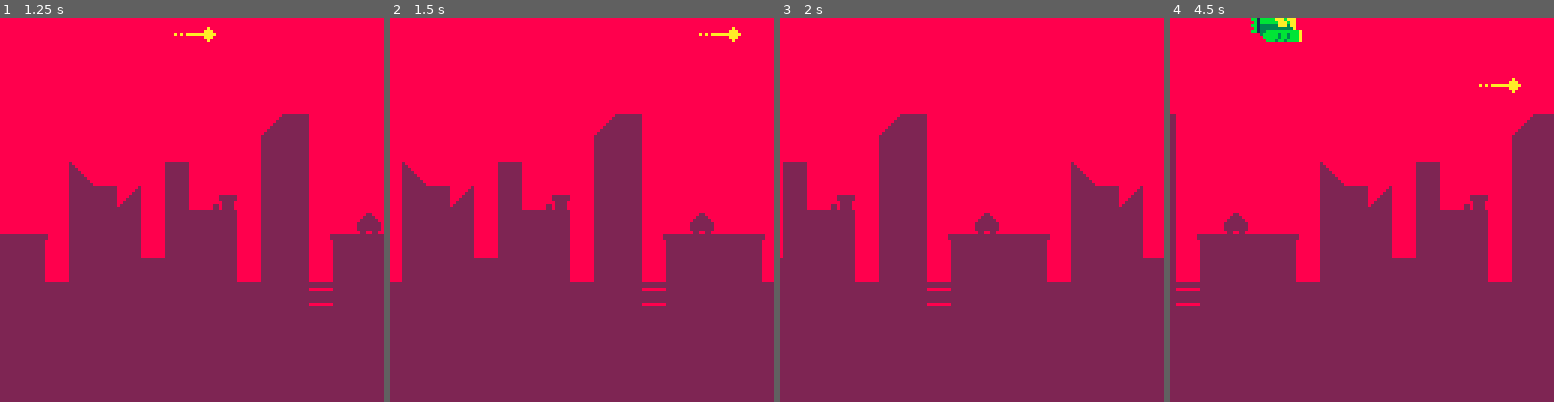
Above: before the commit, frames 1-4 (left to right).
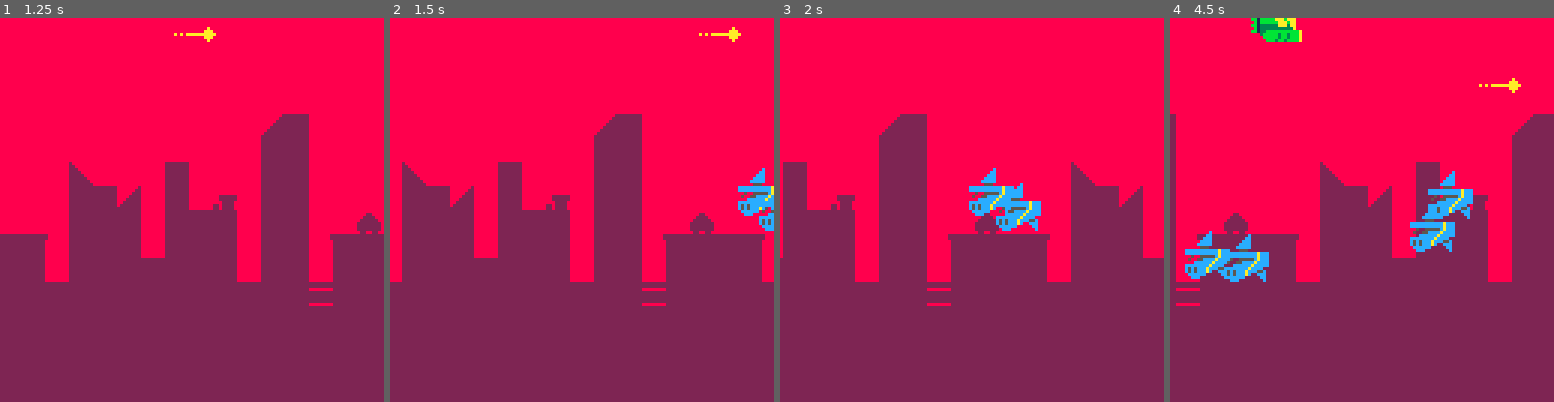
Above: after the commit, the same moments.

Repository: aelavell/shipz
Game: PICO-8 cartridge shipz.p8
Two runs of this game, one before a commit and one after it. Both use one fixed random seed, a clock stepped at 60 frames per second and the inputs below.
Inputs:
- Up to frame 1 (1.25 s): tap X (X key) at 0.33, 1.07 s
- Up to frame 2 (1.5 s): no input
- Up to frame 3 (2 s): tap X (X key) at 1.85 s
- Up to frame 4 (4.5 s): tap X (X key) at 2.97, 4.08 s

Frame 1 is identical in both runs. In frame 2, 0.8% of the frame differs, in the area x 90-100%, y 39-56%; in frame 3, 1.5%; in frame 4, 3.2%, in the area x 3-79%, y 39-69%.

Commit message:
Basic spawning of enemy ships.

Diff:
--- a/shipz.p8
+++ b/shipz.p8
@@ -21,6 +21,17 @@
 	return a
 end
 
+function make_bad_ship(x,y)
+	local a={}
+	a.vel={-10-rnd(40),0}
+	a.x=130+rnd(50)
+	a.y=32+rnd(64)
+	a.s={4,2,3}
+
+	add(bad_shipz,a)
+	return a
+end
+
 function make_bullet(s)
 	local a={}
 	a.vel={170,0}
@@ -29,6 +40,9 @@
 	a.y=s.y+4
 	a.s={55,2,1}
 
+	sfx(0)
+	sfx(1)
+
 	add(bullets,a)
  return b
 end
@@ -44,6 +58,10 @@
 	s.y+=s.vel[2]
 end
 
+function update_bad_ship(s,dt)
+	s.x+=(-shipz[1].vel[1]+s.vel[1])*dt
+end
+
 function update_bullet(b,dt)
 	b.x+=b.vel[1]*dt
 end
@@ -52,14 +70,29 @@
 	spr(a.s[1],a.x,a.y,a.s[2],a.s[3])
 end
 
+function spawn()
+	if (time()-last_spawn>spawn_time) then
+		for i=0,1+rnd(1) do
+			make_bad_ship()
+		end
+
+		last_spawn=time()
+		spawn_time=0.5+rnd(2)
+	end
+end
+
 function _update()
 	dt=time()-last_time
+	spawn()
 	for ship in all(shipz) do
 		update_ship(ship,dt)
 	end
 	for b in all(bullets) do
 		update_bullet(b,dt)
 	end
+	for bad in all(bad_shipz) do
+		update_bad_ship(bad,dt)
+	end
 
 	bg.x=(bg.x+shipz[1].vel[1]*dt)%128
 
@@ -71,11 +104,15 @@
 	map(0,0,-bg.x,0,32,16)
  foreach(shipz,draw_actor)
  foreach(bullets,draw_actor)
+	foreach(bad_shipz,draw_actor)
 end
 
 function _init()
+ spawn_time=1
 	last_time=time()
+	last_spawn=time()
 	shipz={}
+	bad_shipz={}
 	bullets={}
 	make_ship(26,0)
 	bg={}
Not shown, changed: the sound effects (__sfx__) section of shipz.p8
